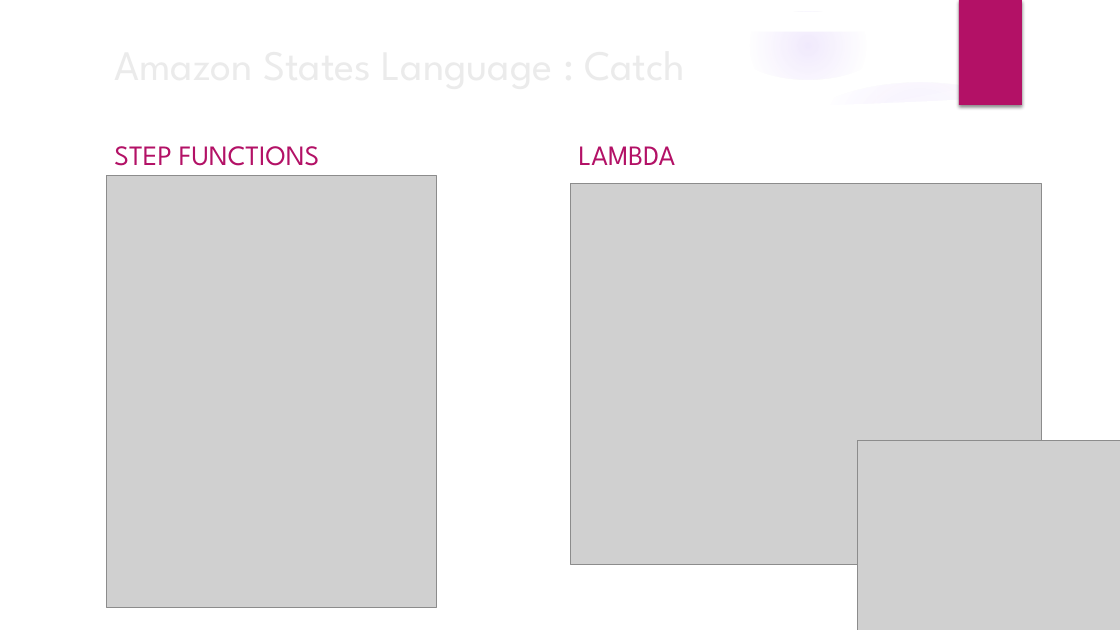
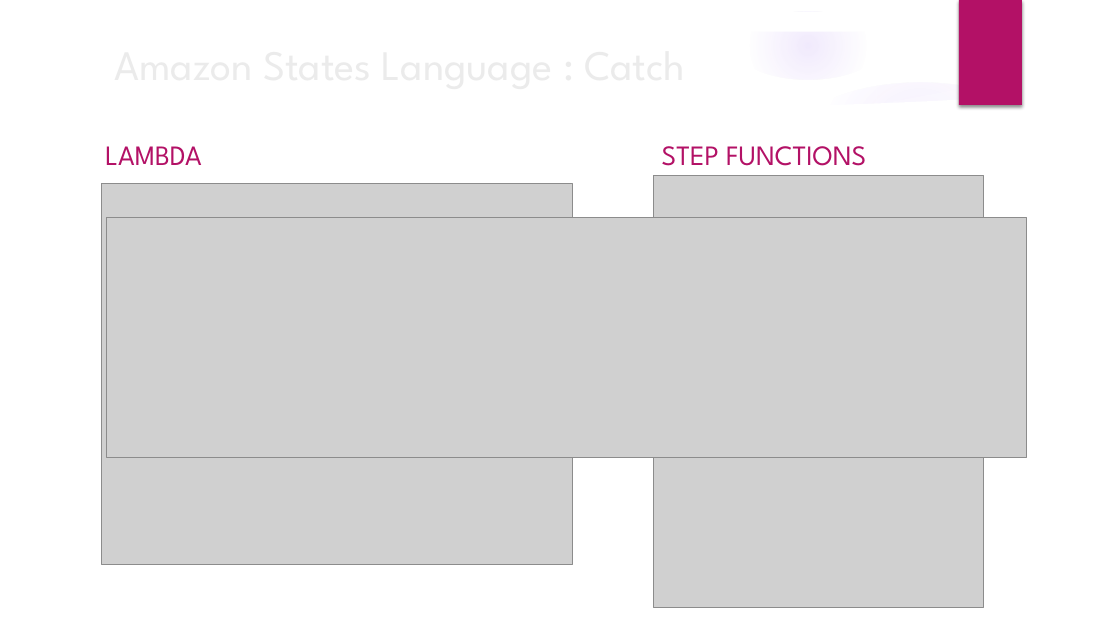
Before and after one commit to jerep6/aws-lambda, a slide deck: slide 16 of xke-stepfunctions.pptx (slide 18 before the commit). Drawn at 1120x630 pixels with LibreOffice and Linux fonts; fonts in the diff are those of the drawing; grey boxes stand for pictures; background and template pictures are left out. Boxes give left, top, right and bottom in pixels: in the first picture for what was removed or moved away, otherwise in the second. Text is boxed around its words. In the diff, an @@ line names an element or a change of style, - is before the commit and + after.

```diff
--- a/xke-stepfunctions.pptx
+++ b/xke-stepfunctions.pptx
@@ text "LAMBDA": place and size @@
-text "LAMBDA" at bbox=[579, 146, 676, 165]
+text "LAMBDA" at bbox=[105, 146, 202, 165]
@@ text "STEP FUNCTIONS": place and size @@
-text "STEP FUNCTIONS" at bbox=[114, 146, 319, 166]
+text "STEP FUNCTIONS" at bbox=[662, 146, 866, 166]
@@ picture: place and size @@
-picture at bbox=[106, 176, 436, 607]
+picture at bbox=[654, 176, 984, 607]
@@ picture: place and size @@
-picture at bbox=[571, 184, 1042, 565]
+picture at bbox=[102, 184, 573, 565]
@@ picture added at bbox=[106, 218, 1027, 458] @@
@@ picture removed at bbox=[858, 441, 1120, 630] @@
```
Also in this commit, not shown: 10 other slides changed, 2 slides added, 1 slide removed.
